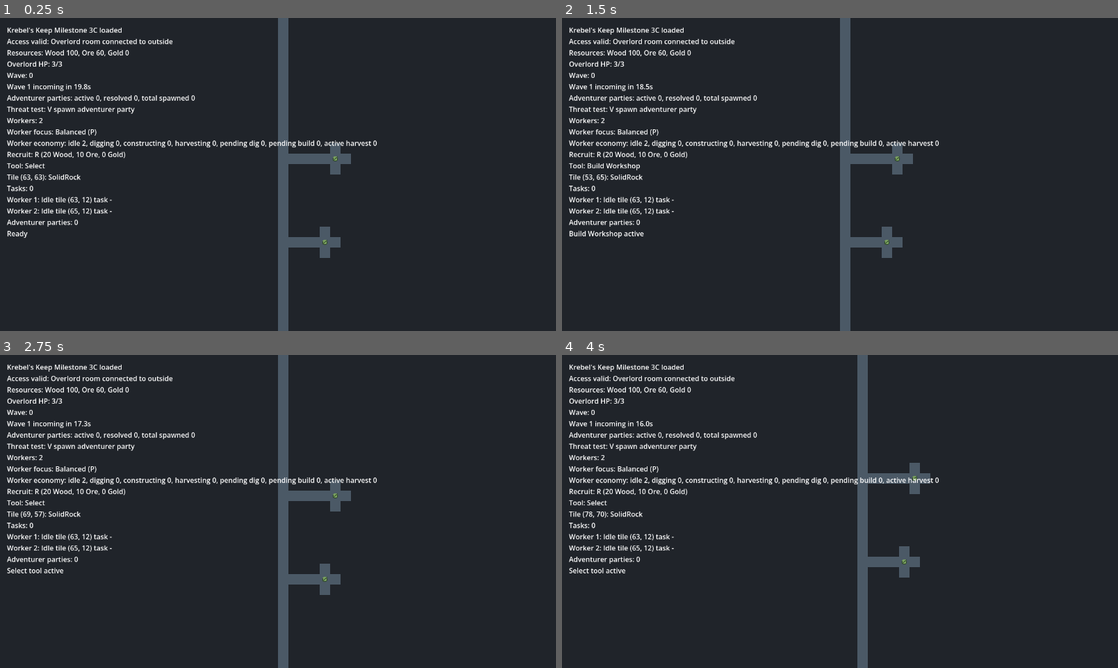
Above: before the commit, frames 1-4 (two rows, left to right).
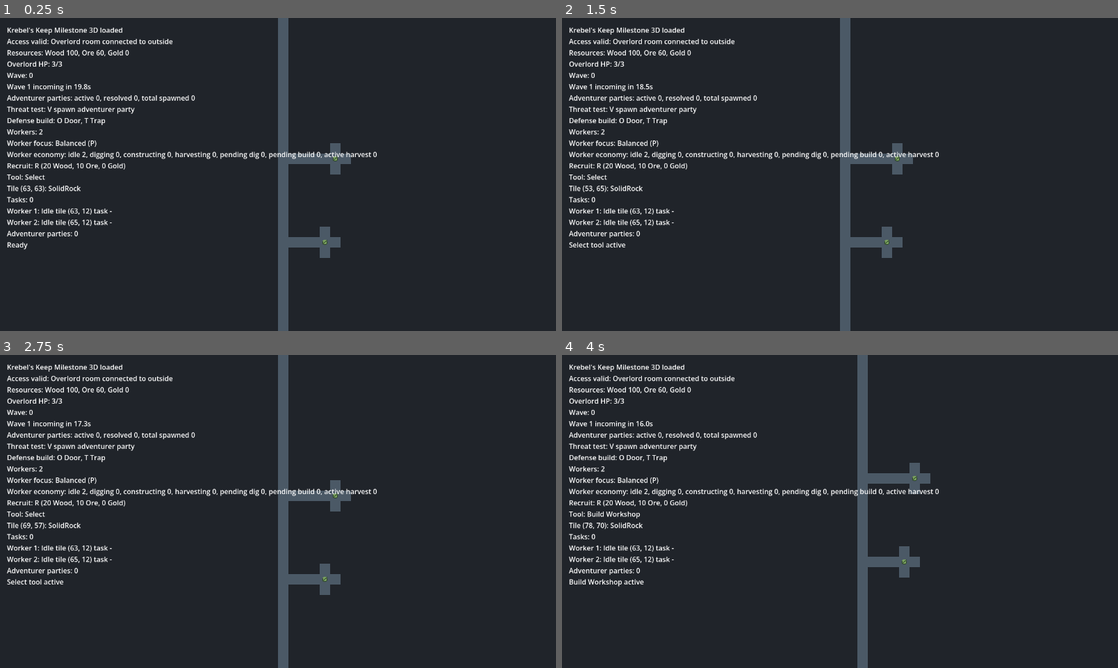
Above: after the commit, the same moments.

Repository: Servovicis/KrebelsKeep
Game: Godot game, scene res://scenes/main/Main.tscn
Same seed, same stepped clock (60 frames per second), same inputs: the game is played once before the commit and once after it.
Inputs (mouse positions are in pixels of both pictures, inside the frame that each line leads up to):
- Up to frame 1 (0.25 s): no input
- Up to frame 2 (1.5 s): tap Enter at 0.5 s; move the mouse to (962, 158) at 0.52 s; press the mouse at (962, 158) at 0.53 s; tap H (tool_build_workshop) at 0.77 s; tap O (tool_build_door, bound only after the commit) at 0.8, 1.35 s; tap Space at 1.25 s; move the mouse to (728, 190) at 1.27 s; release the mouse at (728, 190) at 1.28 s
- Up to frame 3 (2.75 s): tap H (tool_build_workshop) at 1.52 s; tap T (tool_build_trap, bound only after the commit) at 1.55 s; tap Enter at 2 s; move the mouse to (333, 442) at 2.02 s; hold T (tool_build_trap, bound only after the commit) from 2.03 s (still down); click (333, 442) at 2.3 s
- Up to frame 4 (4 s): tap Space at 2.75 s; move the mouse to (812, 574) at 2.77 s; release T (tool_build_trap, bound only after the commit) at 2.78 s; tap S (camera_down) at 2.85 s; tap H (tool_build_workshop) at 3.02, 3.77 s; tap O (tool_build_door, bound only after the commit) at 3.05 s; tap Enter at 3.5 s; move the mouse to (1006, 558) at 3.52 s; hold T (tool_build_trap, bound only after the commit) from 3.53 s (still down); tap A (camera_left) at 3.6 s

The runs differ from the first frame. In frame 1, 2.6% of the frame differs, in the area x 1-68%, y 3-74%; in frame 2, 2.7%; in frame 3, 2.7%; in frame 4, 2.8%.

Commit message:
feat: add defensive placement stubs

Diff:
--- a/project.godot
+++ b/project.godot
@@ -94,6 +94,16 @@
 "events": [Object(InputEventKey,"resource_local_to_scene":false,"resource_name":"","device":-1,"window_id":0,"alt_press …(190 unchanged characters)…
 ]
 }
+tool_build_door={
+"deadzone": 0.5,
+"events": [Object(InputEventKey,"resource_local_to_scene":false,"resource_name":"","device":-1,"window_id":0,"alt_pressed":false,"shift_pressed":false,"ctrl_pressed":false,"meta_pressed":false,"pressed":false,"keycode":79,"physical_keycode":0,"key_label":0,"unicode":0,"location":0,"echo":false,"script":null)
+]
+}
+tool_build_trap={
+"deadzone": 0.5,
+"events": [Object(InputEventKey,"resource_local_to_scene":false,"resource_name":"","device":-1,"window_id":0,"alt_pressed":false,"shift_pressed":false,"ctrl_pressed":false,"meta_pressed":false,"pressed":false,"keycode":84,"physical_keycode":0,"key_label":0,"unicode":0,"location":0,"echo":false,"script":null)
+]
+}
 recruit_worker={
 "deadzone": 0.5,
 "events": [Object(InputEventKey,"resource_local_to_scene":false,"resource_name":"","device":-1,"window_id":0,"alt_press …(190 unchanged characters)…
--- a/scripts/core/adventurer_party.gd
+++ b/scripts/core/adventurer_party.gd
@@ -16,3 +16,5 @@
 var state: PartyState = PartyState.PATHING
 var reached_target := false
 var breached_overlord_room := false
+var movement_delay_remaining := 0.0
+var triggered_trap_tiles: Dictionary = {}
--- a/scripts/core/building_definition.gd
+++ b/scripts/core/building_definition.gd
@@ -8,6 +8,8 @@
 	WORKSHOP_PLACEHOLDER,
 	LUMBERYARD_PLACEHOLDER,
 	MINE_PLACEHOLDER,
+	DOOR_PLACEHOLDER,
+	TRAP_PLACEHOLDER,
 }
 
 var building_type: BuildingType = BuildingType.BARRACKS_PLACEHOLDER
@@ -19,6 +21,7 @@
 var production_resource: ResourceManagerScript.ResourceType = ResourceManagerScript.ResourceType.WOOD
 var production_amount := 0
 var production_interval := 0.0
+var blocks_movement := true
 
 
 func configure(type: BuildingType) -> void:
@@ -28,6 +31,7 @@
 	production_resource = ResourceManagerScript.ResourceType.WOOD
 	production_amount = 0
 	production_interval = 0.0
+	blocks_movement = true
 
 	match type:
 		BuildingType.BARRACKS_PLACEHOLDER:
@@ -68,6 +72,26 @@
 			production_resource = ResourceManagerScript.ResourceType.ORE
 			production_amount = 1
 			production_interval = 5.0
+		BuildingType.DOOR_PLACEHOLDER:
+			display_name = "DoorPlaceholder"
+			short_name = "Door"
+			cost = {
+				ResourceManagerScript.ResourceType.WOOD: 15,
+				ResourceManagerScript.ResourceType.ORE: 5,
+				ResourceManagerScript.ResourceType.GOLD: 0,
+			}
+			build_time = 2.0
+			blocks_movement = false
+		BuildingType.TRAP_PLACEHOLDER:
+			display_name = "TrapPlaceholder"
+			short_name = "Trap"
+			cost = {
+				ResourceManagerScript.ResourceType.WOOD: 10,
+				ResourceManagerScript.ResourceType.ORE: 10,
+				ResourceManagerScript.ResourceType.GOLD: 0,
+			}
+			build_time = 2.0
+			blocks_movement = false
 
 
 static func get_type_name(type: BuildingType) -> String:
@@ -80,5 +104,9 @@
 			return "LumberyardPlaceholder"
 		BuildingType.MINE_PLACEHOLDER:
 			return "MinePlaceholder"
+		BuildingType.DOOR_PLACEHOLDER:
+			return "DoorPlaceholder"
+		BuildingType.TRAP_PLACEHOLDER:
+			return "TrapPlaceholder"
 		_:
 			return "UnknownBuilding"
--- a/scripts/core/main.gd
+++ b/scripts/core/main.gd
@@ -36,6 +36,8 @@
 const COLOR_WORKSHOP := Color("507dba")
 const COLOR_LUMBERYARD := Color("4f9b5b")
 const COLOR_MINE := Color("8b8f99")
+const COLOR_DOOR := Color("b48a57")
+const COLOR_TRAP := Color("8065c8")
 const COLOR_WORKER_IDLE := Color("7bd88f")
 const COLOR_WORKER_MOVING := Color("6fb7ff")
 const COLOR_WORKER_WORKING := Color("f4d35e")
@@ -47,6 +49,8 @@
 const COLOR_ADVENTURER_BLOCKED := Color("d95f5f")
 const WORKER_SPEED_TILES_PER_SECOND := 4.0
 const ADVENTURER_SPEED_TILES_PER_SECOND := 3.0
+const DOOR_ADVENTURER_DELAY_SECONDS := 0.45
+const TRAP_ADVENTURER_DELAY_SECONDS := 0.75
 const OVERLORD_MAX_HP := 3
 const FIRST_WAVE_DELAY_SECONDS := 20.0
 const WAVE_INTERVAL_SECONDS := 30.0
@@ -75,6 +79,8 @@
 	BUILD_WORKSHOP,
 	BUILD_LUMBERYARD,
 	BUILD_MINE,
+	BUILD_DOOR,
+	BUILD_TRAP,
 }
 
 enum WorkerFocus {
@@ -120,7 +126,7 @@
 	access_valid = access_validator.is_overlord_room_connected(dungeon)
 	var access_message := "Access valid: Overlord room connected to outside" if access_valid else "Access invalid: Overlord room disconnected"
 
-	print("Krebel's Keep Milestone 3C loaded")
+	print("Krebel's Keep Milestone 3D loaded")
 	print(access_message)
 	_spawn_workers()
 	_update_debug_label()
@@ -171,6 +177,14 @@
 		active_tool = ToolMode.BUILD_MINE if active_tool != ToolMode.BUILD_MINE else ToolMode.SELECT
 		last_message = "Build Mine active" if active_tool == ToolMode.BUILD_MINE else "Select tool active"
 		_update_debug_label()
+	elif event.is_action_pressed("tool_build_door"):
+		active_tool = ToolMode.BUILD_DOOR if active_tool != ToolMode.BUILD_DOOR else ToolMode.SELECT
+		last_message = "Build Door active" if active_tool == ToolMode.BUILD_DOOR else "Select tool active"
+		_update_debug_label()
+	elif event.is_action_pressed("tool_build_trap"):
+		active_tool = ToolMode.BUILD_TRAP if active_tool != ToolMode.BUILD_TRAP else ToolMode.SELECT
+		last_message = "Build Trap active" if active_tool == ToolMode.BUILD_TRAP else "Select tool active"
+		_update_debug_label()
 	elif event.is_action_pressed("recruit_worker"):
 		_try_recruit_worker()
 	elif event.is_action_pressed("cycle_worker_focus"):
@@ -189,6 +203,10 @@
 				_try_create_construction_task(_get_hovered_tile(), BuildingDefinitionScript.BuildingType.LUMBERYARD_PLACEHOLDER)
 			ToolMode.BUILD_MINE:
 				_try_create_construction_task(_get_hovered_tile(), BuildingDefinitionScript.BuildingType.MINE_PLACEHOLDER)
+			ToolMode.BUILD_DOOR:
+				_try_create_construction_task(_get_hovered_tile(), BuildingDefinitionScript.BuildingType.DOOR_PLACEHOLDER)
+			ToolMode.BUILD_TRAP:
+				_try_create_construction_task(_get_hovered_tile(), BuildingDefinitionScript.BuildingType.TRAP_PLACEHOLDER)
 	elif event.is_action_pressed("cancel"):
 		if active_tool == ToolMode.DIG and _try_cancel_dig_task(_get_hovered_tile()):
 			return
@@ -349,7 +367,7 @@
 	if adventurer_lines.is_empty():
 		adventurer_lines.append("Adventurer parties: 0")
 
-	debug_label.text = "Krebel's Keep Milestone 3C loaded\n%s\nResources: %s\n%s\n%s\nThreat test: V spawn adventurer party\nWorkers: %d\nWorker focus: %s (P)\nWorker economy: %s\nRecruit: R (%s)\nTool: %s\n%s\nTasks: %s\n%s\n%s\n%s" % [
+	debug_label.text = "Krebel's Keep Milestone 3D loaded\n%s\nResources: %s\n%s\n%s\nThreat test: V spawn adventurer party\nDefense build: O Door, T Trap\nWorkers: %d\nWorker focus: %s (P)\nWorker economy: %s\nRecruit: R (%s)\nTool: %s\n%s\nTasks: %s\n%s\n%s\n%s" % [
 		access_message,
 		resource_manager.get_debug_text(),
 		_get_overlord_threat_text(),
@@ -517,6 +535,11 @@
 
 
 func _update_adventurer_movement(party: RefCounted, delta: float) -> void:
+	if party.movement_delay_remaining > 0.0:
+		party.movement_delay_remaining = maxf(0.0, party.movement_delay_remaining - delta)
+		queue_redraw()
+		return
+
 	if party.path.is_empty():
 		if dungeon.is_overlord_room(party.tile_position) or party.tile_position == party.target_tile:
 			_mark_adventurer_reached_target(party)
@@ -537,10 +560,32 @@
 	if party.world_position.is_equal_approx(next_position):
 		party.tile_position = next_tile
 		party.path.remove_at(0)
+		_handle_adventurer_entered_tile(party)
 		if dungeon.is_overlord_room(party.tile_position) or party.tile_position == party.target_tile:
 			_mark_adventurer_reached_target(party)
 
 	queue_redraw()
+
+
+func _handle_adventurer_entered_tile(party: RefCounted) -> void:
+	if not buildings.has(party.tile_position):
+		return
+
+	var building_type: int = int(buildings[party.tile_position])
+	match building_type:
+		BuildingDefinitionScript.BuildingType.DOOR_PLACEHOLDER:
+			party.movement_delay_remaining = maxf(party.movement_delay_remaining, DOOR_ADVENTURER_DELAY_SECONDS)
+			last_message = "Door slows adventurer party %d at %s" % [party.id, str(party.tile_position)]
+			print(last_message)
+			_update_debug_label()
+		BuildingDefinitionScript.BuildingType.TRAP_PLACEHOLDER:
+			if party.triggered_trap_tiles.has(party.tile_position):
+				return
+			party.triggered_trap_tiles[party.tile_position] = true
+			party.movement_delay_remaining = maxf(party.movement_delay_remaining, TRAP_ADVENTURER_DELAY_SECONDS)
+			last_message = "Adventurer party triggered trap at %s" % str(party.tile_position)
+			print(last_message)
+			_update_debug_label()
 
 
 func _mark_adventurer_reached_target(party: RefCounted) -> void:
@@ -1020,9 +1065,9 @@
 		return "Invalid placement: Mine requires reachable Ore source"
 	if definition.building_type == BuildingDefinitionScript.BuildingType.LUMBERYARD_PLACEHOLDER and not _has_reachable_resource_source(tile_position, DungeonMapScript.ResourceNodeType.ROOT):
 		return "Invalid placement: Lumberyard requires reachable Root source"
-	if not _would_preserve_outside_access(tile_position):
+	if definition.blocks_movement and not _would_preserve_outside_access(tile_position):
 		return "Invalid placement: would block outside access"
-	if not _would_preserve_resource_source_access(tile_position):
+	if definition.blocks_movement and not _would_preserve_resource_source_access(tile_position):
 		return "Invalid placement: would block source access"
 	if not resource_manager.can_afford(definition.cost):
 		return "Invalid build: insufficient resources for %s" % definition.display_name
@@ -1580,6 +1625,10 @@
 			return "Build Lumberyard"
 		ToolMode.BUILD_MINE:
 			return "Build Mine"
+		ToolMode.BUILD_DOOR:
+			return "Build Door"
+		ToolMode.BUILD_TRAP:
+			return "Build Trap"
 		_:
 			return "Unknown"
 
@@ -1731,6 +1780,10 @@
 			return COLOR_LUMBERYARD
 		BuildingDefinitionScript.BuildingType.MINE_PLACEHOLDER:
 			return COLOR_MINE
+		BuildingDefinitionScript.BuildingType.DOOR_PLACEHOLDER:
+			return COLOR_DOOR
+		BuildingDefinitionScript.BuildingType.TRAP_PLACEHOLDER:
+			return COLOR_TRAP
 		_:
 			return Color.MAGENTA
 
@@ -1762,12 +1815,20 @@
 func _get_access_blocked_tiles(extra_blocked_tile: Vector2i = Vector2i(-1, -1)) -> Dictionary:
 	var blocked_tiles: Dictionary = {}
 	for tile_position in buildings:
-		blocked_tiles[tile_position] = true
+		if _is_blocking_building_type(int(buildings[tile_position])):
+			blocked_tiles[tile_position] = true
 	for task in construction_tasks:
 		if task.status == ConstructionTaskScript.TaskStatus.COMPLETE or task.status == ConstructionTaskScript.TaskStatus.CANCELED:
 			continue
-		blocked_tiles[task.target_tile] = true
+		if _is_blocking_building_type(task.building_type):
+			blocked_tiles[task.target_tile] = true
 	if dungeon != null and dungeon.is_in_bounds(extra_blocked_tile):
 		blocked_tiles[extra_blocked_tile] = true
 
 	return blocked_tiles
+
+
+func _is_blocking_building_type(building_type: int) -> bool:
+	var definition := BuildingDefinitionScript.new()
+	definition.configure(building_type)
+	return definition.blocks_movement
Not shown, changed: README.md
